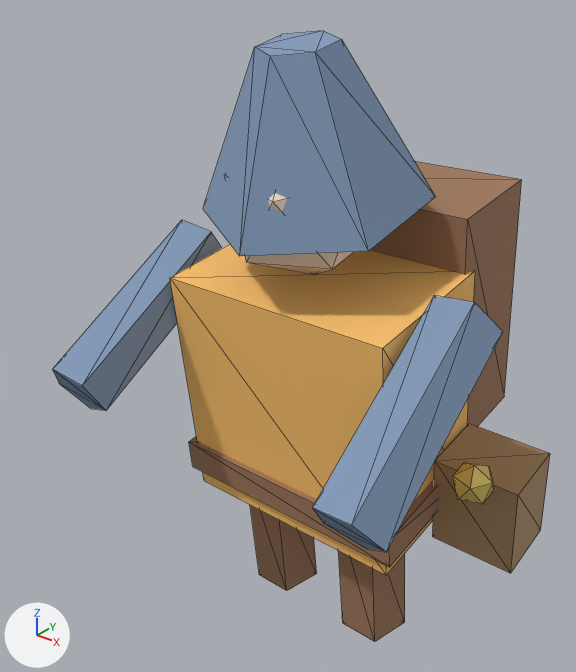
The glTF model assets/animations/wave2/merchant_greet.glb as it was, and as the next commit left it.
Rendered twice from a camera (50 mm lens) standing at (1.033, -1.646, 1.777) and looking at (-0.097, -0.233, 0.901). Every picture has the same lights, and +X, +Y and +Z are marked at lower left. The older version comes first. Both versions are drawn at frame 10 of the action 'merchant_greet'; the numbers are the values there. Mesh edges are drawn as thin lines.

Script lines for the objects in view, before the commit:
```python
me_cone = bpy.data.meshes.new('Cone')
me_cone.from_pydata(...)  # a 6-sided cut cone along z (radius 0.27 at the low end, 0.09 at the high end) spanning x -0.267..0.201, y -0.363..0.178, z 1.27..1.63
me_cone.materials.append(mat_exp_cloth)  # blue #829ab8
ob_arm_l = bpy.data.objects.new('arm_l', None)
ob_arm_l.parent = ob_torso
ob_arm_l.location = (-0.5, -0.126, 0.691)
ob_arm_l.rotation_euler = (-1.17, 0.0, 0.0)  # degrees (-67, 0, 0)
ob_arm_r = bpy.data.objects.new('arm_r', None)
ob_arm_r.parent = ob_torso
ob_arm_r.location = (0.29, -0.126, 0.691)
ob_arm_r.rotation_euler = (-1.07, 0.0, 0.0)  # degrees (-61, 0, 0)
ob_head_001 = bpy.data.objects.new('head.001', None)
ob_head_001.parent = ob_torso
ob_head_001.location = (-0.105, -0.11, 0.711)
ob_head_001.rotation_euler = (0.08, 0.0, 0.0)  # degrees (4.6, 0, 0)
ob_hood = bpy.data.objects.new('hood', me_cone)
ob_hood.parent = ob_head_001
ob_hood.location = (0.0329, 0.0925, -1.1)
ob_leg_l = bpy.data.objects.new('leg_l', None)
ob_leg_l.parent = ob_torso
ob_leg_l.location = (-0.265, -0.166, 0.0985)
ob_leg_r = bpy.data.objects.new('leg_r', None)
ob_leg_r.parent = ob_torso
ob_leg_r.location = (0.055, -0.166, 0.0985)
ob_torso = bpy.data.objects.new('torso', None)
ob_torso.parent = ob_root
ob_torso.location = (0.0721, 0.0175, 0.391)
ob_torso.rotation_euler = (0.12, 0.0, 0.0)  # degrees (6.9, 0, 0)
# also in view: 'head' at (-0.033, -0.254, 1.263); 'leg_1' at (0.127, -0.131, 0.242); 'pack' at (-0.033, 0.135, 0.92); 'leg_0' at (-0.193, -0.131, 0.242); 'arm_0' at (-0.428, -0.416, 0.934)
```
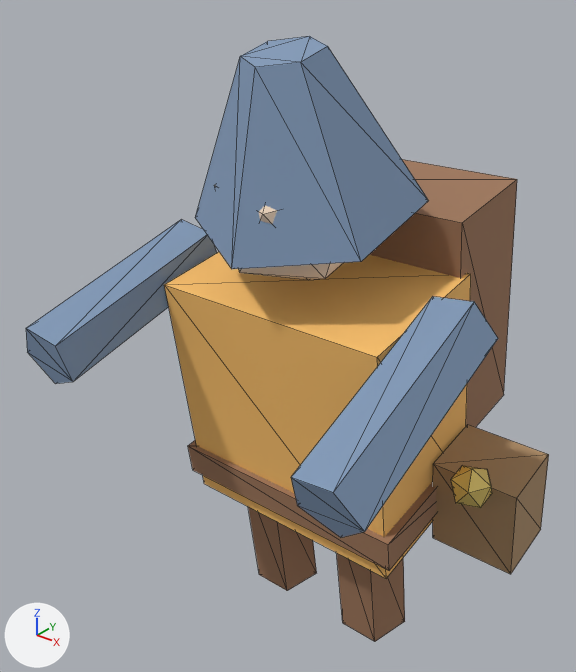
Not drawn themselves, but carrying or shaping drawn objects: ob_torso, ob_arm_l, ob_arm_r, ob_head_001, ob_leg_l, ob_leg_r.

Where the change shows, as pixel boxes (x1, y1, x2, y2) in the pictures (576 x 672 px):
```json
{"object": "tunic", "change": "turned", "before": [170, 244, 475, 575], "after": [164, 252, 471, 578]}
{"object": "hood", "change": "turned", "before": [203, 30, 435, 256], "after": [195, 36, 429, 269]}
{"object": "arm_1", "change": "turned", "before": [313, 296, 503, 552], "after": [291, 296, 498, 538]}
{"object": "arm_0", "change": "turned", "before": [53, 220, 222, 411], "after": [26, 219, 217, 384]}
{"object": "pack", "change": "turned", "before": [370, 161, 522, 426], "after": [369, 159, 517, 427]}
{"object": "satchel", "change": "turned", "before": [433, 424, 550, 573], "after": [433, 425, 549, 574]}
{"object": "belt", "change": "turned", "before": [189, 436, 438, 567], "after": [188, 440, 436, 571]}
{"object": "leg_1", "change": "turned, moved", "before": [338, 551, 405, 642], "after": [337, 553, 405, 642]}
{"object": "leg_0", "change": "turned, moved", "before": [250, 505, 317, 591], "after": [248, 507, 317, 591]}
{"object": "head", "change": "turned", "before": [224, 175, 353, 275], "after": [214, 185, 342, 280]}
{"object": "coin", "change": "turned", "before": [453, 462, 494, 504], "after": [451, 465, 492, 508]}
```

Edits to the scene script, one JSON object a line:
```json
{"op": "set", "path": "ob_torso.rotation_euler", "old": "(0.12, 0.0, 0.0)", "new": "(0.15, 0.0, 0.0)", "note": "degrees (6.9, 0, 0) -> degrees (8.6, 0, 0)"}
{"op": "set", "path": "ob_arm_l.rotation_euler", "old": "(-1.17, 0.0, 0.0)", "new": "(-1.463, 0.0, 0.0)", "note": "degrees (-67, 0, 0) -> degrees (-84, 0, 0)"}
{"op": "set", "path": "ob_arm_r.rotation_euler", "old": "(-1.07, 0.0, 0.0)", "new": "(-1.338, 0.0, 0.0)", "note": "degrees (-61, 0, 0) -> degrees (-77, 0, 0)"}
{"op": "set", "path": "ob_head_001.rotation_euler", "old": "(0.08, 0.0, 0.0)", "new": "(0.1, 0.0, 0.0)", "note": "degrees (4.6, 0, 0) -> degrees (5.7, 0, 0)"}
{"op": "set", "path": "ob_leg_l.location", "old": "(-0.265, -0.166, 0.0985)", "new": "(-0.265, -0.176, 0.106)"}
{"op": "set", "path": "ob_leg_r.location", "old": "(0.055, -0.166, 0.0985)", "new": "(0.055, -0.176, 0.106)"}
```
